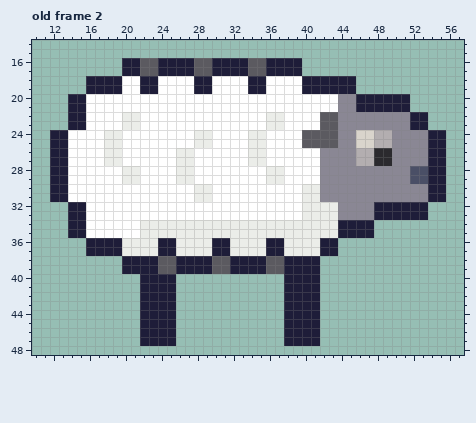
Pixel-art file: Assets/Art/Characters/sheep_walk/sheep_walking.aseprite. Above, as it was before the edit.
64x64 pixels, 2 frames. Shown: old frame 2: x 10..57, y 14..48. The commit also changed other frames, which this record leaves out.
Now the later version:
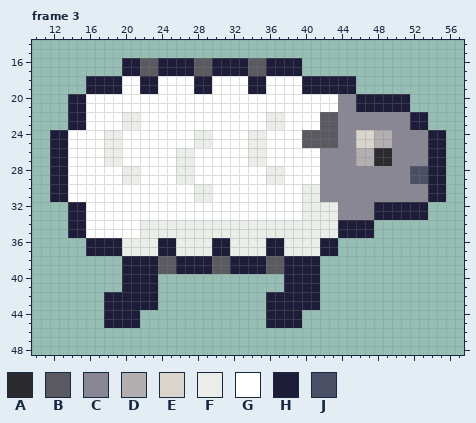
Palette (. is transparent): A #2b2a2e  B #5b5a60  C #8a8794  D #b3aeb0  E #d9d4cc  F #ebede9  G #ffffff  H #1e1d39  J #4a4f66
A new or re-ordered frame is compared with the old frame closest to it.
The edit:
frames 2 -> 4
Frame 3 is new; against old frame 2:
y 40..41: x 20..21 .. -> HH; x 24..25 HH -> ..
y 42..43: x 18..21 .... -> HHHH; x 24..25 HH -> ..; x 36..37 .. -> HH
y 44..45: x 18..25 ....HHHH -> HHHH....; x 36..37 .. -> HH; x 40..41 HH -> ..
y 46..47: x 22..25 HHHH -> ....; x 38..41 HHHH -> ....
Changed places in both pictures, as pixel boxes (x1, y1, x2, y2):
changed: (104, 274, 176, 346)
changed: (266, 292, 320, 346)
